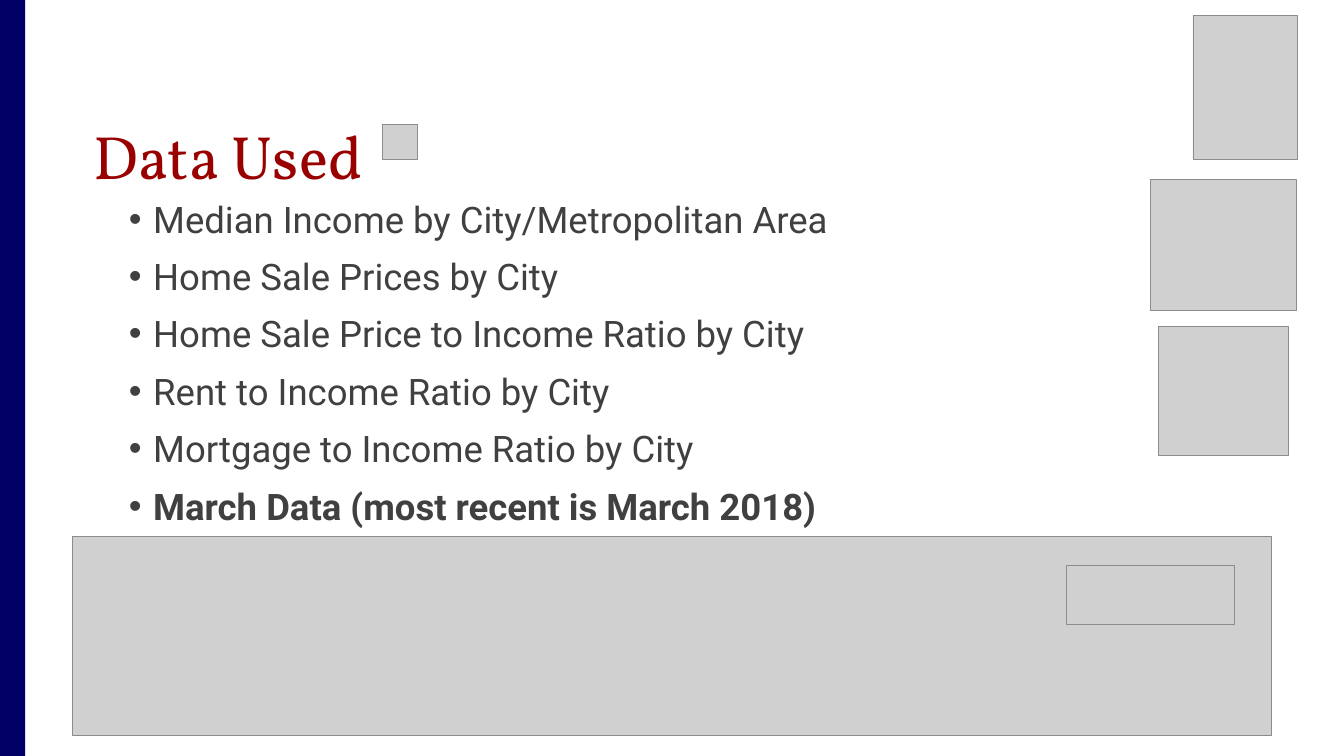
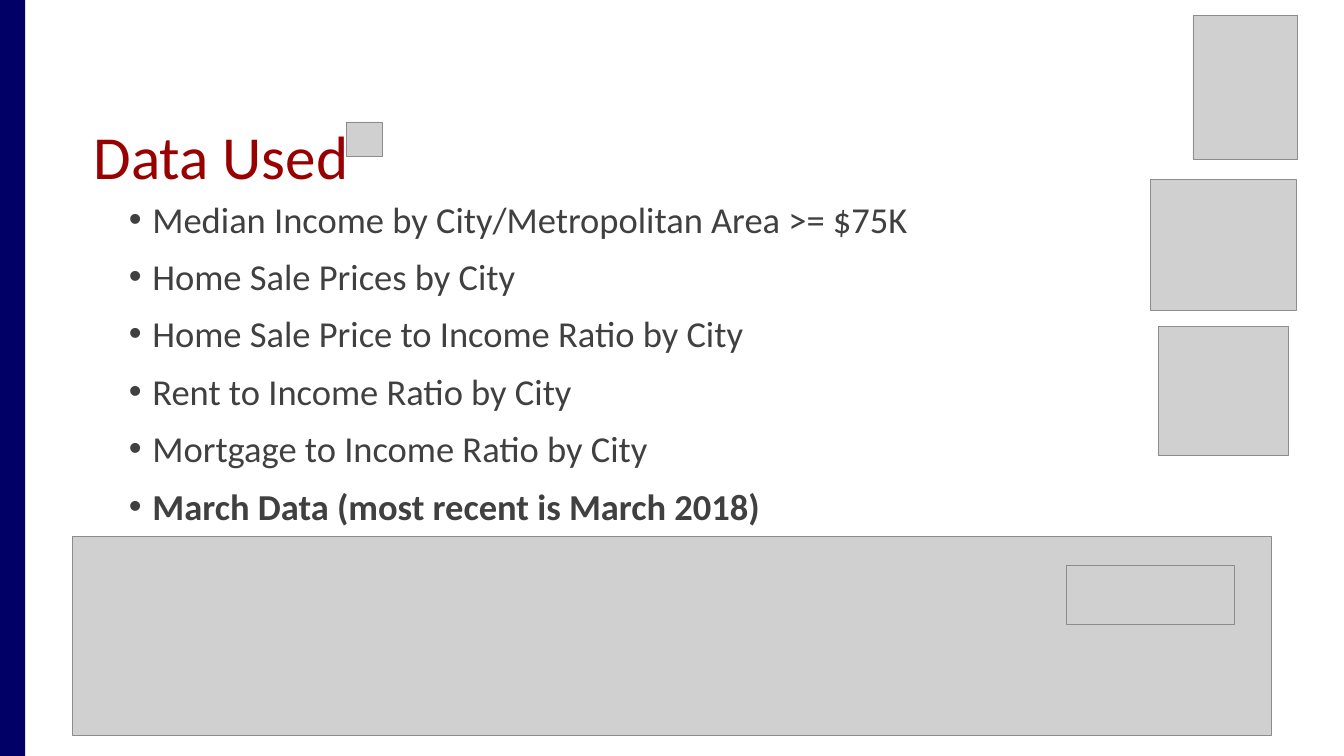
Before and after one commit to amiraligh89/RealEstate_Project1, a slide deck: slide 5 of RealEstate_Presentation.pptx (slide 2 before the commit). Drawn at 1344x756 pixels with LibreOffice and Linux fonts; fonts in the diff are those of the drawing; grey boxes stand for pictures. Boxes give left, top, right and bottom in pixels: in the first picture for what was removed or moved away, otherwise in the second. Text is boxed around its words. In the diff, an @@ line names an element or a change of style, - is before the commit and + after.

Commit message:
Working on Presentation

```diff
--- a/RealEstate_Presentation.pptx
+++ b/RealEstate_Presentation.pptx
@@ text "Data Used" at (x1=93, y1=129, x2=349, y2=180): font Vollkorn to Calibri @@
@@ picture moved from (x1=382, y1=125, x2=417, y2=159) to (x1=347, y1=122, x2=382, y2=156) @@
@@ text at (x1=152, y1=207, x2=907, y2=239): text changed; font Roboto to Calibri @@
-• Median Income by City/Metropolitan Area
+• Median Income by City/Metropolitan Area >= $75K
@@ text at (x1=152, y1=264, x2=759, y2=526): font Roboto to Calibri in "Home Sale Prices by City", "Home Sale Price to Income Ratio by ...", "Rent to Income Ratio by City", "Mortgage to Income Ratio by City" and 1 more places @@
```
Also in this commit, not shown: 3 other slides changed, 8 slides added, 3 slides removed.
